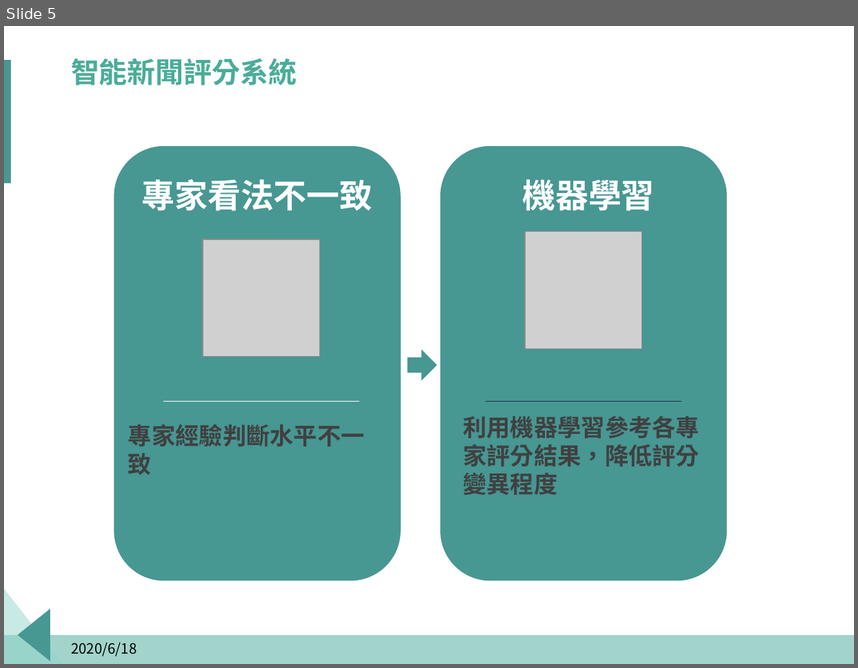
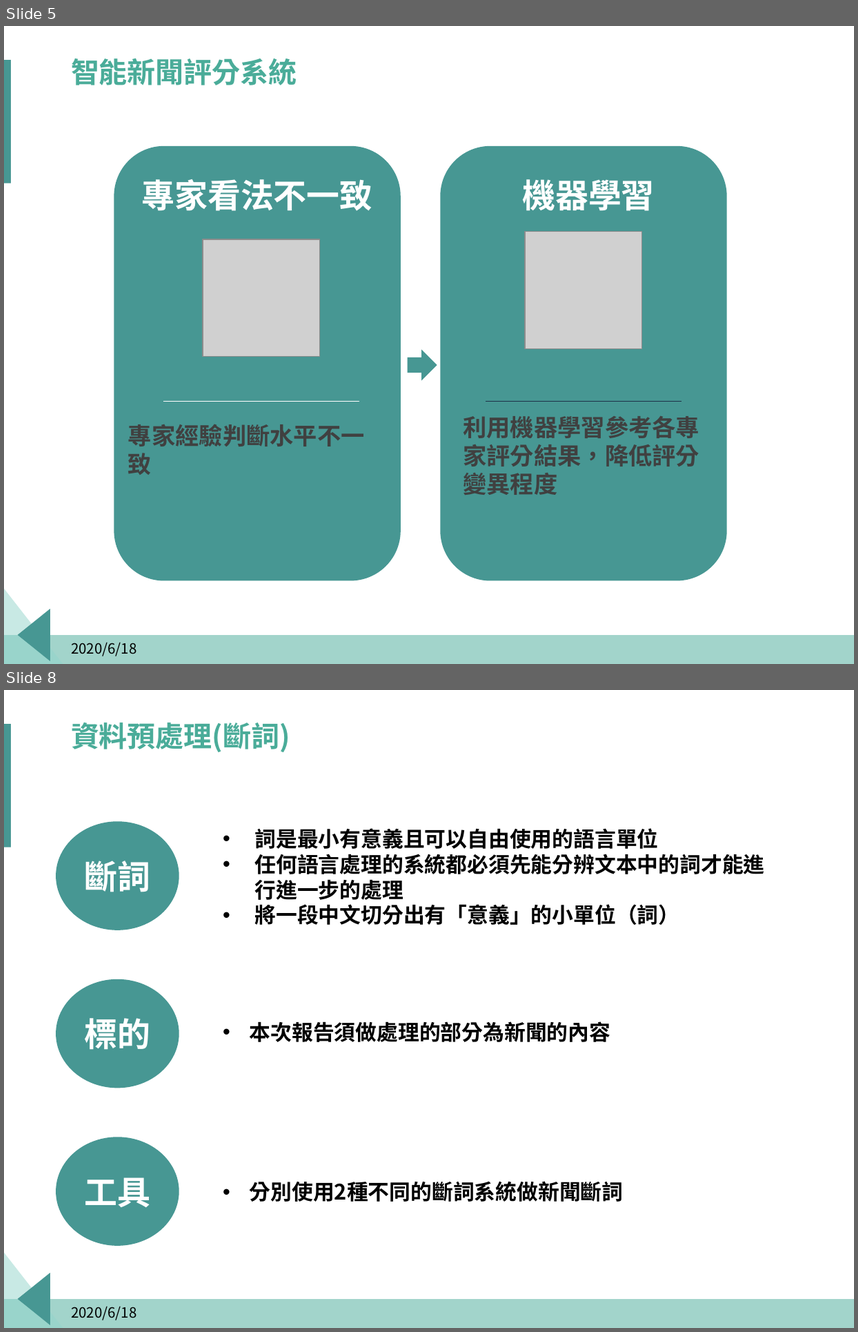
Before and after one commit to p314008dsa/Text-mining, a slide deck: Fintech.pptx. Shown one above the other, each under a label of ours: slide 5 before the commit, slides 5 and 8 after it; the slides between them are not shown. The pictures are 858x668 and 858x1332 pixels, drawn with LibreOffice and Linux fonts; fonts in the diff are those of the drawing; grey boxes stand for pictures; background and template pictures are left out. Boxes give left, top, right and bottom in pixels: in the first picture for what was removed or moved away, otherwise in the second. Text is boxed around its words. In the diff, an @@ line names an element or a change of style, - is before the commit and + after.

```diff
--- a/Fintech.pptx
+++ b/Fintech.pptx
@@ slide 8 added at [4,690,854,1328], background #FFFFFF; not listed: 4 template elements that a slide beside it also shows @@
@@ title added at [71,722,290,752], 24 pt, text #4AAC99, bold @@
+資料預處理(斷詞)
@@ ellipse added at [56,821,179,929], fill #479793, 28 pt, text #FFFFFF, bold @@
+斷詞
@@ text added at [254,828,764,925], 18 pt, text #000000, bold @@
+• 詞是最小有意義且可以自由使用的語言單位
+• 任何語言處理的系統都必須先能分辨文本中的詞才能進行進一步的處理
+• 將一段中文切分出有「意義」的小單位（詞）
@@ ellipse added at [56,979,179,1088], fill #479793, 28 pt, text #FFFFFF, bold @@
+標的
@@ text added at [250,1021,611,1042], 18 pt, text #000000, bold @@
+• 本次報告須做處理的部分為新聞的內容
@@ ellipse added at [56,1136,179,1245], fill #479793, 28 pt, text #FFFFFF, bold @@
+工具
@@ text added at [250,1181,624,1201], 18 pt, text #000000, bold @@
+• 分別使用2種不同的斷詞系統做新聞斷詞
@@ text added at [71,1305,137,1320], 12 pt, text #000000 @@
+2020/6/18
```
Also in this commit, not shown: 4 other slides added.
